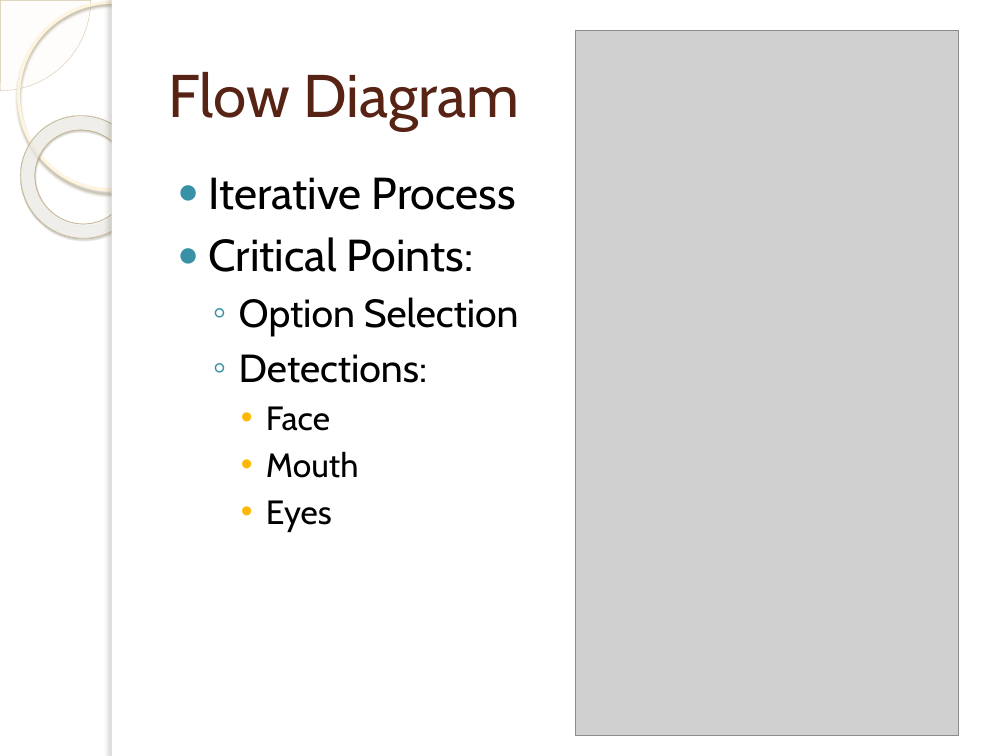
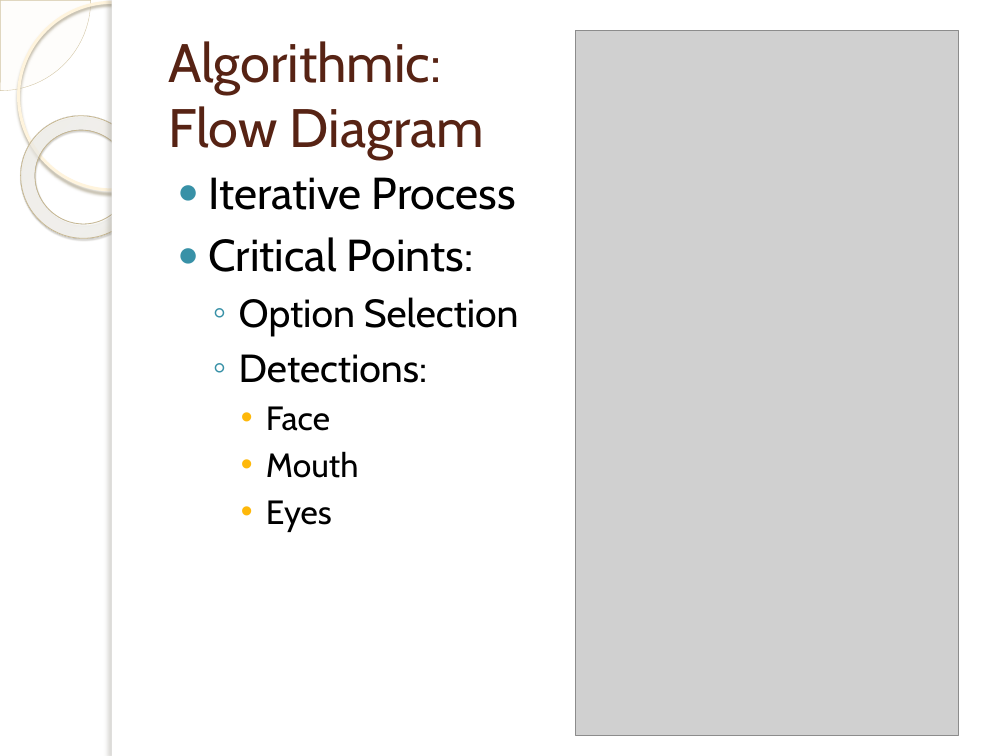
Before and after one commit to desperado1992/ivandroid, a slide deck: slide 6 of Presentacion/doc/EMOTICONIZER.pptx. Drawn at 1008x756 pixels with LibreOffice and Linux fonts; fonts in the diff are those of the drawing; grey boxes stand for pictures; background and template pictures are left out. Boxes give left, top, right and bottom in pixels: in the first picture for what was removed or moved away, otherwise in the second. Text is boxed around its words. In the diff, an @@ line names an element or a change of style, - is before the commit and + after.

```diff
--- a/Presentacion/doc/EMOTICONIZER.pptx
+++ b/Presentacion/doc/EMOTICONIZER.pptx
@@ title at (168, 41, 484, 159): text changed; size 43 to 38.7 pt @@
-Flow Diagram
+Algorithmic:
+Flow Diagram
```
Also in this commit, not shown: 5 other slides changed, 4 slides added, 1 slide removed.
